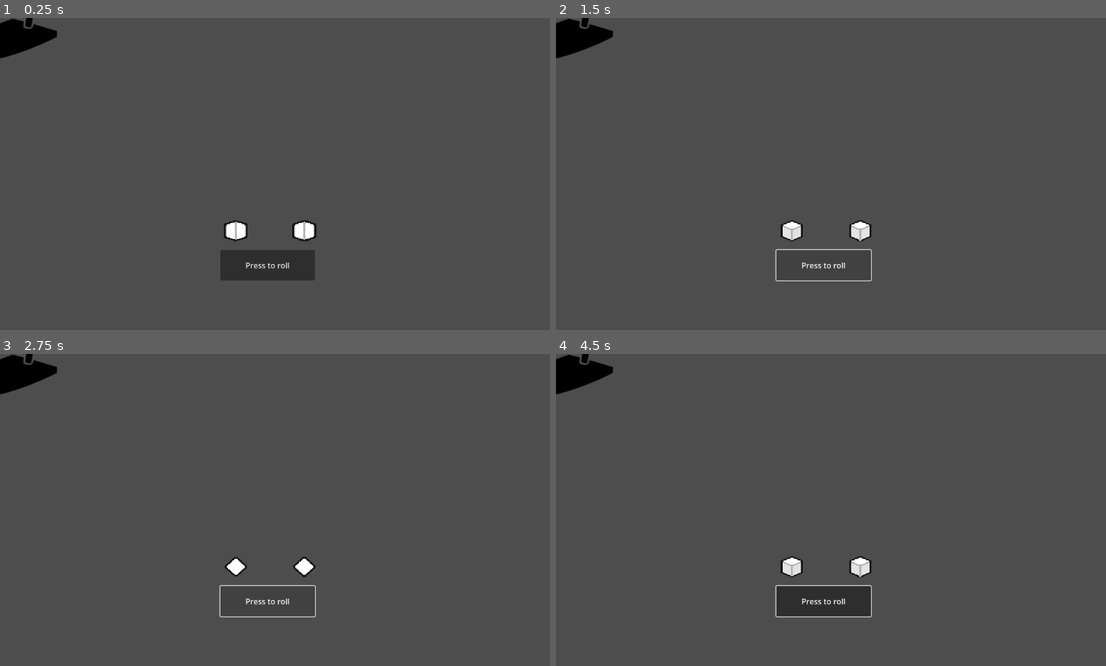
Above: before the commit, frames 1-4 (two rows, left to right).
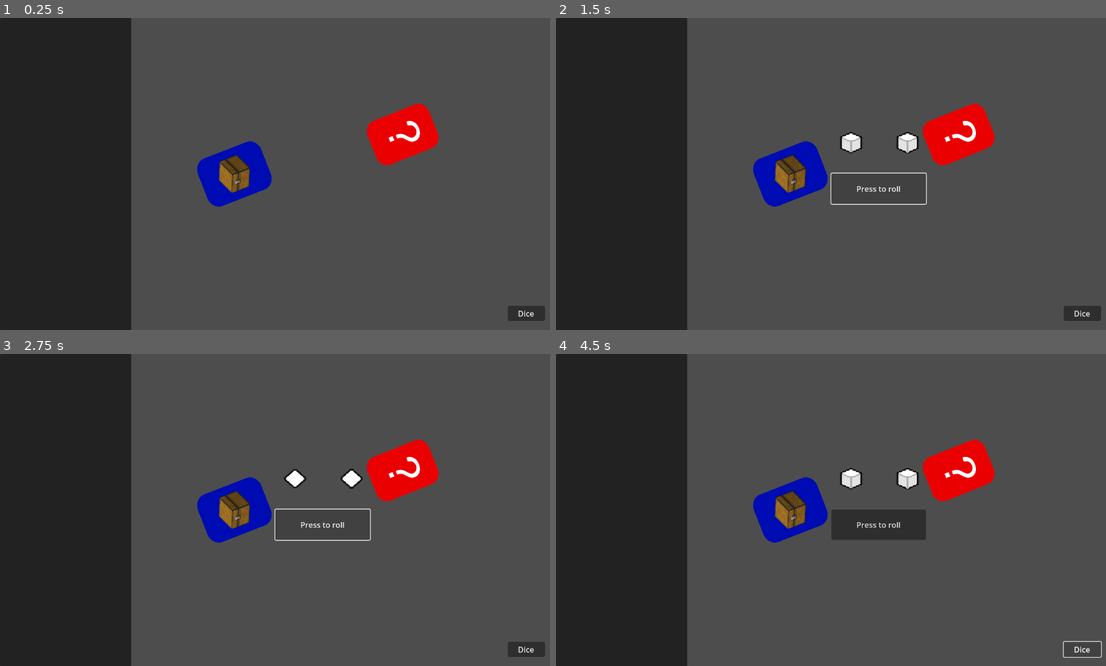
Above: after the commit, the same moments.

Repository: maizehaddock631/game
Game: Godot game, scene res://control.tscn
Same seed, same stepped clock (60 frames per second), same inputs: the game is played once before the commit and once after it.
Inputs (mouse positions are in pixels of both pictures, inside the frame that each line leads up to):
- Up to frame 1 (0.25 s): no input
- Up to frame 2 (1.5 s): click (1084, 314) at 0.5 s, where only the run after the commit has a clickable "Dice"; click "Press to roll" at 1.25 s
- Up to frame 3 (2.75 s): click "Press to roll" at 2 s
- Up to frame 4 (4.5 s): click (1084, 650) at 2.75 s, where only the run after the commit has a clickable "Dice"; click "Press to roll" at 3.5 s; click (1084, 650) at 4.25 s, where only the run after the commit has a clickable "Dice"

The runs differ from the first frame. In frame 1, 30% of the frame differs, in the area x 0-100%, y 0-100%; in frame 2, 29%; in frame 3, 29%; in frame 4, 32%.
Error before the commit: Invalid access to property or key '0' on a base object of type 'Dictionary'. (res://token.gd:18)

Commit message:
Add files via upload

Diff:
--- a/propertytycoon/card.tscn
+++ b/propertytycoon/card.tscn
@@ -4,3 +4,7 @@
 
 [node name="Card" type="Node2D"]
 script = ExtResource("1_qnq7y")
+
+[node name="Chance" type="Sprite2D" parent="."]
+
+[node name="Chest" type="Sprite2D" parent="."]
--- /dev/null
+++ b/propertytycoon/chance.gd
@@ -0,0 +1,11 @@
+extends Card
+
+
+# Called when the node enters the scene tree for the first time.
+func _ready() -> void:
+	pass # Replace with function body.
+
+
+# Called every frame. 'delta' is the elapsed time since the previous frame.
+func _process(delta: float) -> void:
+	pass
--- /dev/null
+++ b/propertytycoon/chance_board.tscn
@@ -0,0 +1,6 @@
+[gd_scene load_steps=2 format=3 uid="uid://co4lcwdcl8txp"]
+
+[ext_resource type="Texture2D" uid="uid://k003flh3mrcf" path="res://images/chance.png" id="1_43fug"]
+
+[node name="ChanceBoard" type="Sprite2D"]
+texture = ExtResource("1_43fug")
--- /dev/null
+++ b/propertytycoon/chest_board.gd
@@ -0,0 +1,11 @@
+extends Sprite2D
+
+
+# Called when the node enters the scene tree for the first time.
+func _ready() -> void:
+	pass # Replace with function body.
+
+
+# Called every frame. 'delta' is the elapsed time since the previous frame.
+func _process(delta: float) -> void:
+	pass
--- /dev/null
+++ b/propertytycoon/chest_board.tscn
@@ -0,0 +1,8 @@
+[gd_scene load_steps=3 format=3 uid="uid://bmyeew58mk33d"]
+
+[ext_resource type="Texture2D" uid="uid://c4703gdc848fr" path="res://images/chest.png" id="1_euj4x"]
+[ext_resource type="Script" path="res://chest_board.gd" id="2_5mpbf"]
+
+[node name="chest_board" type="Sprite2D"]
+texture = ExtResource("1_euj4x")
+script = ExtResource("2_5mpbf")
--- a/propertytycoon/control.gd
+++ b/propertytycoon/control.gd
@@ -2,11 +2,14 @@
 
 @onready var dice = $Dice
 @onready var dice_2 = $Dice2
+@onready var dice_button = $DiceButton
 
 
 # Called when the node enters the scene tree for the first time.
 func _ready():
-	pass # Replace with function body.
+	dice.hide();
+	dice_2.hide();
+	dice_button.hide();
 
 
 # Called every frame. 'delta' is the elapsed time since the previous frame.
@@ -19,3 +22,8 @@
 
 func diceroller():
 	pass
+
+func _on_reveal_dice_pressed():
+	dice.show();
+	dice_2.show();
+	dice_button.show();
--- a/propertytycoon/control.tscn
+++ b/propertytycoon/control.tscn
@@ -1,10 +1,12 @@
-[gd_scene load_steps=6 format=3 uid="uid://c38mv1ehy76yq"]
+[gd_scene load_steps=8 format=3 uid="uid://c38mv1ehy76yq"]
 
 [ext_resource type="PackedScene" uid="uid://uvbf7jklkn0l" path="res://dice.tscn" id="1_lw2yk"]
 [ext_resource type="Script" path="res://control.gd" id="1_wosrg"]
 [ext_resource type="PackedScene" uid="uid://3qak4d3dfj50" path="res://player.tscn" id="2_0ulu0"]
 [ext_resource type="PackedScene" uid="uid://bpodlxb5p8jbv" path="res://token.tscn" id="3_qbfmk"]
 [ext_resource type="Texture2D" uid="uid://d2pwmagtrpr8p" path="res://Screenshot_2025-02-10_101418-removebg-preview.png" id="5_dryjx"]
+[ext_resource type="PackedScene" uid="uid://co4lcwdcl8txp" path="res://chance_board.tscn" id="6_0xaf3"]
+[ext_resource type="PackedScene" uid="uid://bmyeew58mk33d" path="res://chest_board.tscn" id="7_6dd1b"]
 
 [node name="Control" type="Control"]
 layout_mode = 3
@@ -15,27 +17,58 @@
 grow_vertical = 2
 script = ExtResource("1_wosrg")
 
-[node name="Dice" parent="." instance=ExtResource("1_lw2yk")]
-position = Vector2(489, 442)
-scale = Vector2(1.75, 1.57143)
-
 [node name="Player" parent="." instance=ExtResource("2_0ulu0")]
 
 [node name="Token" parent="." instance=ExtResource("3_qbfmk")]
+visible = false
 
-[node name="Sprite2D" type="Sprite2D" parent="Token"]
+[node name="Sprite2D2" type="Sprite2D" parent="Token"]
 texture = ExtResource("5_dryjx")
 
+[node name="Dice" parent="." instance=ExtResource("1_lw2yk")]
+visible = false
+position = Vector2(612, 259)
+scale = Vector2(1.75, 1.57143)
+
 [node name="DiceButton" type="Button" parent="."]
+visible = false
 layout_mode = 0
-offset_left = 457.0
-offset_top = 482.0
-offset_right = 653.0
-offset_bottom = 545.0
+offset_left = 571.0
+offset_top = 323.0
+offset_right = 767.0
+offset_bottom = 386.0
 text = "Press to roll"
 
 [node name="Dice2" parent="." instance=ExtResource("1_lw2yk")]
-position = Vector2(631, 442)
+visible = false
+position = Vector2(729, 259)
 scale = Vector2(1.76786, 1.58929)
 
+[node name="RevealDice" type="Button" parent="."]
+layout_mode = 0
+offset_left = 1053.0
+offset_top = 598.0
+offset_right = 1130.0
+offset_bottom = 629.0
+text = "Dice"
+
+[node name="PanelContainer" type="PanelContainer" parent="."]
+layout_mode = 0
+offset_right = 272.0
+offset_bottom = 649.0
+
+[node name="Panel" type="Panel" parent="PanelContainer"]
+layout_mode = 2
+
+[node name="ChanceBoard" parent="." instance=ExtResource("6_0xaf3")]
+position = Vector2(835, 242)
+rotation = 1.18823
+scale = Vector2(0.243243, 0.2287)
+
+[node name="chest_board" parent="." instance=ExtResource("7_6dd1b")]
+position = Vector2(486, 324)
+rotation = -1.94223
+scale = Vector2(0.264375, 0.235)
+
 [connection signal="pressed" from="DiceButton" to="." method="_on_dice_button_pressed"]
+[connection signal="pressed" from="RevealDice" to="." method="_on_reveal_dice_pressed"]
--- a/propertytycoon/dice.tscn
+++ b/propertytycoon/dice.tscn
@@ -1,7 +1,7 @@
 [gd_scene load_steps=5 format=3 uid="uid://uvbf7jklkn0l"]
 
 [ext_resource type="Script" path="res://dice.gd" id="1_cho80"]
-[ext_resource type="Texture2D" uid="uid://cyrlwa2g0itgg" path="res://CuteDice - AssetPack_v1.0/CuteDice - AssetPack_v1.0/PixelDice_White.png" id="1_xsdai"]
+[ext_resource type="Texture2D" uid="uid://cyrlwa2g0itgg" path="res://images/CuteDice - AssetPack_v1.0/CuteDice - AssetPack_v1.0/PixelDice_White.png" id="1_xsdai"]
 
 [sub_resource type="Animation" id="Animation_owiak"]
 resource_name = "rolling"
--- a/propertytycoon/token.gd
+++ b/propertytycoon/token.gd
@@ -15,4 +15,4 @@
 	allocate_sprite()
 
 func allocate_sprite() -> void:
-	sprite.texture = textures[token_type]
+	pass
--- a/propertytycoon/token.tscn
+++ b/propertytycoon/token.tscn
@@ -1,6 +1,10 @@
-[gd_scene load_steps=2 format=3 uid="uid://bpodlxb5p8jbv"]
+[gd_scene load_steps=3 format=3 uid="uid://bpodlxb5p8jbv"]
 
 [ext_resource type="Script" path="res://token.gd" id="1_xcgw3"]
+[ext_resource type="Texture2D" uid="uid://d2pwmagtrpr8p" path="res://Screenshot_2025-02-10_101418-removebg-preview.png" id="2_kvsvu"]
 
 [node name="Token" type="Node2D"]
 script = ExtResource("1_xcgw3")
+
+[node name="Sprite2D" type="Sprite2D" parent="."]
+texture = ExtResource("2_kvsvu")
Binary file added: propertytycoon/images/CuteDice - AssetPack_v1.0/CuteDice - AssetPack_v1.0/PixelDice_Pink.png
Not shown, added: propertytycoon/images/CuteDice - AssetPack_v1.0/CuteDice - AssetPack_v1.0/PixelDice_Pink.png.import
Binary file added: propertytycoon/images/CuteDice - AssetPack_v1.0/CuteDice - AssetPack_v1.0/PixelDice_White.png
Not shown, added: propertytycoon/images/CuteDice - AssetPack_v1.0/CuteDice - AssetPack_v1.0/PixelDice_White.png.import
Binary file added: propertytycoon/images/CuteDice - AssetPack_v1.0/CuteDice - AssetPack_v1.0/PixelPokerChips.png
Not shown, added: propertytycoon/images/CuteDice - AssetPack_v1.0/CuteDice - AssetPack_v1.0/PixelPokerChips.png.import
Not shown, added: propertytycoon/images/CuteDice - AssetPack_v1.0/CuteDice - AssetPack_v1.0/README_&_LICENSE.txt
Not shown, added: propertytycoon/images/CuteDice - AssetPack_v1.0/CuteDice - AssetPack_v1.0/UpscaledDice_Pink.png.import
Not shown, added: propertytycoon/images/CuteDice - AssetPack_v1.0/CuteDice - AssetPack_v1.0/UpscaledDice_White.png.import
Binary file added: propertytycoon/images/CuteDice - AssetPack_v1.0/CuteDice - AssetPack_v1.0/UpscaledPokerChips.png
Not shown, added: propertytycoon/images/CuteDice - AssetPack_v1.0/CuteDice - AssetPack_v1.0/UpscaledPokerChips.png.import
Binary file added: propertytycoon/images/chance.png
(and 3 more such lines)
